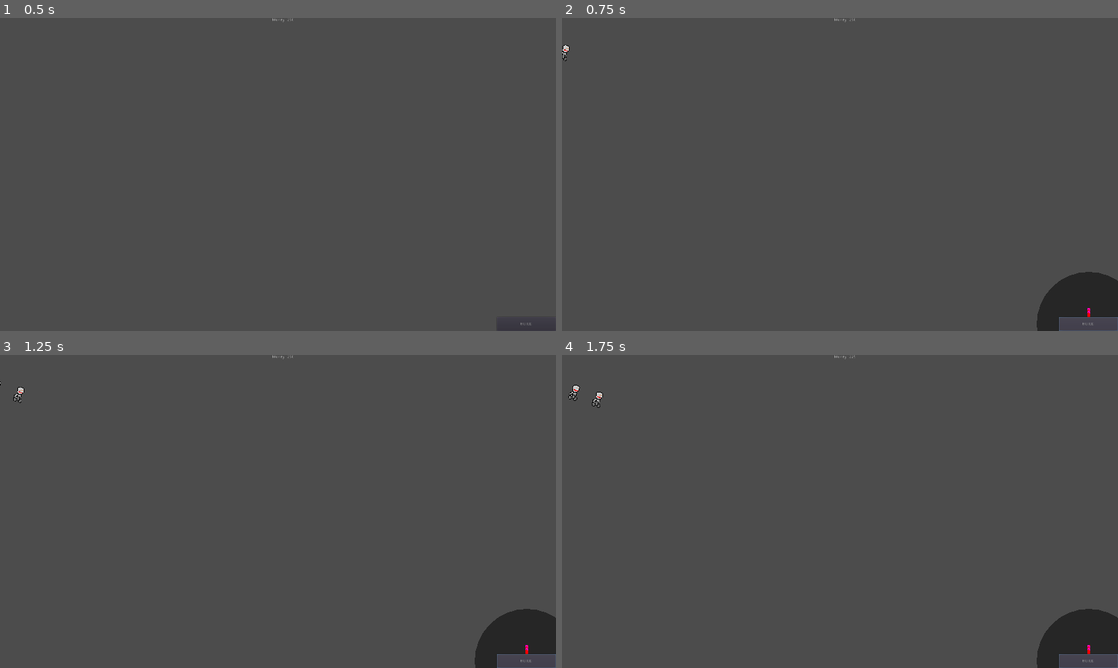
Above: before the commit, frames 1-4 (two rows, left to right).
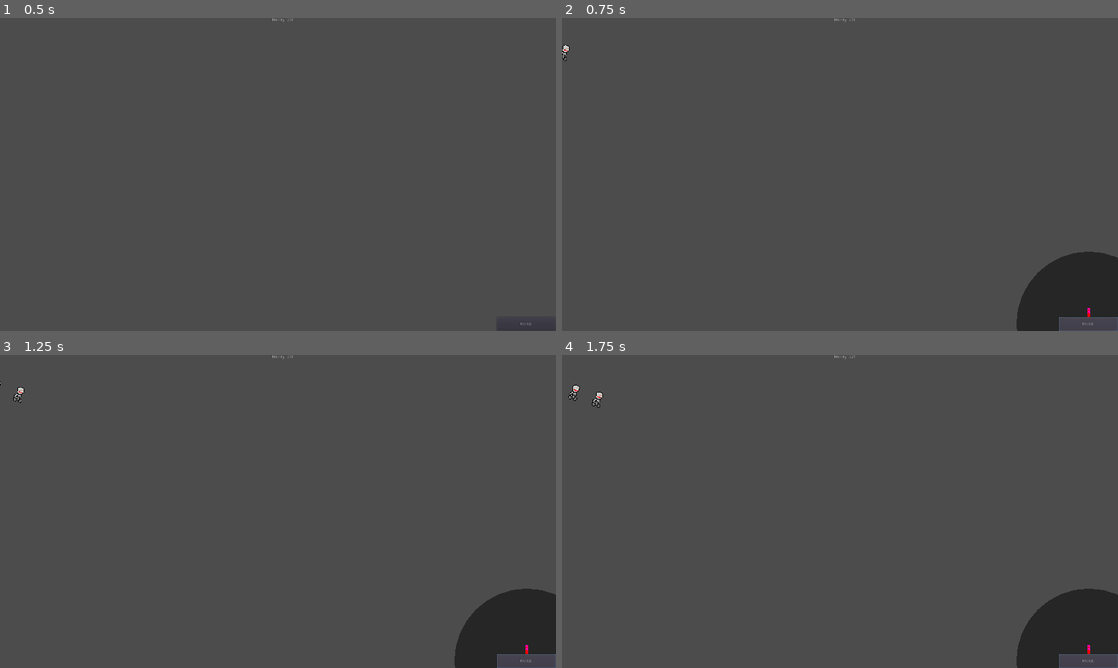
Above: after the commit, the same moments.

Repository: UnderVanCo-Op/Converyor-Defense
Game: Godot game, scene res://Levels/ATests/Andr.tscn
Same seed, same stepped clock (60 frames per second), same inputs: the game is played once before the commit and once after it.
Inputs:
- Up to frame 1 (0.5 s): no input
- Up to frame 2 (0.75 s): click "BUILD" at 0.5 s
- Up to frame 3 (1.25 s): no input
- Up to frame 4 (1.75 s): click "BUILD" at 1.25 s

Frame 1 is identical in both runs. In frame 2, 1.6% of the frame differs, in the area x 81-100%, y 74-100%; in frame 3, 1.6%; in frame 4, 1.6%.

Commit message:
Fix detect enemies when spawning

Diff:
--- a/Objects/Bullets/Bullet.gd
+++ b/Objects/Bullets/Bullet.gd
@@ -2,12 +2,14 @@
 
 var speed = 3
 var lookV = Vector2.ZERO
-var target
+var target = null
 
 func _ready() -> void:
 	if target:
-		$Bullet1.look_at(target.global_position)
+		$BulletSprite.look_at(target.global_position)
 		lookV = target.global_position - global_position
+	else:
+		queue_free()
 
 func _physics_process(delta: float) -> void:
 	global_position += Vector2.ZERO.move_toward(lookV, speed)
--- a/Objects/Bullets/Bullet.tscn
+++ b/Objects/Bullets/Bullet.tscn
@@ -11,7 +11,7 @@
 
 [node name="VisibilityNotifier2D" type="VisibilityNotifier2D" parent="."]
 
-[node name="Bullet1" type="Sprite" parent="."]
+[node name="BulletSprite" type="Sprite" parent="."]
 position = Vector2( 7.62939e-06, 4.76837e-07 )
 scale = Vector2( 0.1, 0.1 )
 texture = ExtResource( 1 )
--- a/Objects/Cannons/Cannon.gd
+++ b/Objects/Cannons/Cannon.gd
@@ -11,8 +11,12 @@
 func _ready():
 	pass # Replace with function body.
 
+func start_scan():
+	pass
+
 func _physics_process(delta: float) -> void:
 	if not building:
+		$Vision.monitoring = true
 		is_drawing = false
 		update()
 		# рескан противников
@@ -23,6 +27,7 @@
 			#rotate(1.5708)
 			$DuloSprite.rotation = (global_position - cur_enemy.global_position).angle() - 1.5708
 	else:
+		$Vision.monitoring = false
 		global_position = get_global_mouse_position()
 		if Input.is_action_just_pressed("LMB"):
 			building = false
@@ -30,6 +35,7 @@
 
 
 func _on_Vision_area_entered(area: Area2D) -> void:
+	print("smth IN")
 	if not building:
 		if(area.is_in_group("Enemies")):
 			enemies.append(area)
@@ -44,7 +50,7 @@
 func _draw():
 	if is_drawing:
 		var col = Color(0, 0, 0, 0.5)
-		draw_circle (Vector2.ZERO, 180, col)
+		draw_circle (Vector2.ZERO, 250, col)
 
 func _on_ReloadTimer_timeout() -> void:
 	if not building:
--- a/Objects/Cannons/Cannon.tscn
+++ b/Objects/Cannons/Cannon.tscn
@@ -5,13 +5,12 @@
 [ext_resource path="res://Objects/Cannons/Cannon.gd" type="Script" id=3]
 
 [sub_resource type="CircleShape2D" id=1]
-radius = 252.958
+radius = 256.0
 
 [node name="Cannon" type="Node2D" groups=["Canons"]]
 script = ExtResource( 3 )
 
 [node name="Vision" type="Area2D" parent="."]
-collision_layer = 7
 
 [node name="CollisionShape2D" type="CollisionShape2D" parent="Vision"]
 shape = SubResource( 1 )
